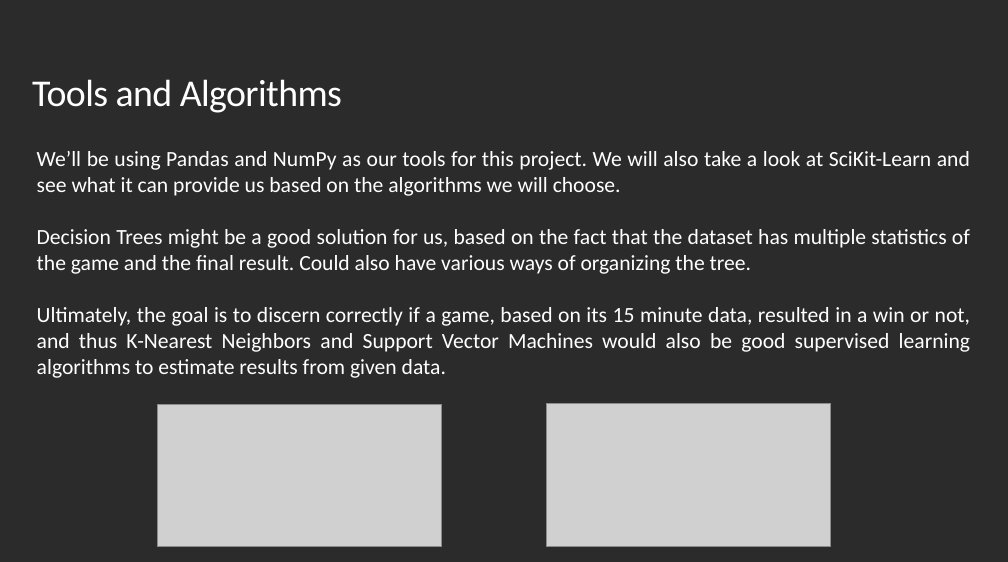
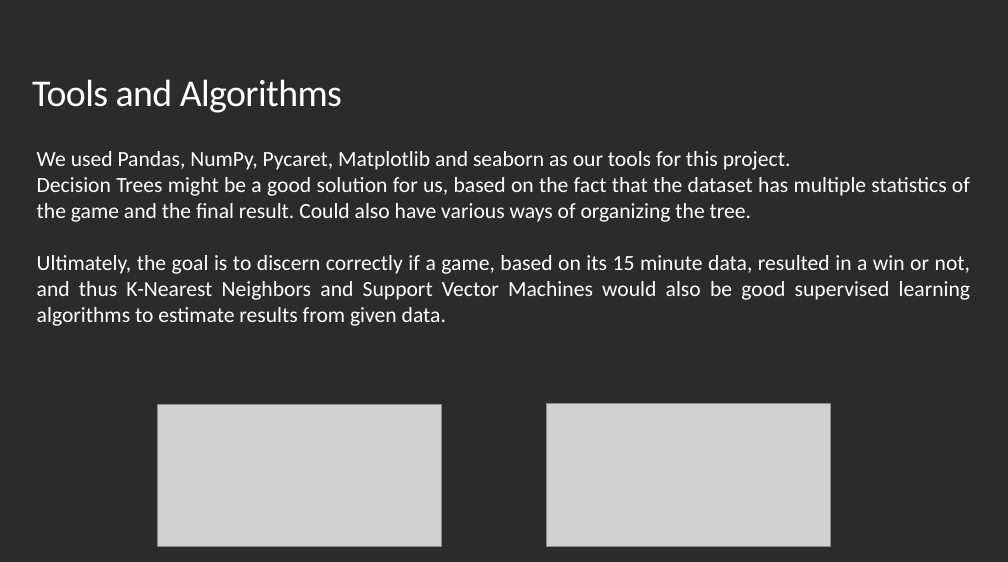
Before and after one commit to gcsam11/IART_LOL, a slide deck: slide 5 of LOL_CP2.pptx. Drawn at 1008x562 pixels with LibreOffice and Linux fonts; fonts in the diff are those of the drawing; grey boxes stand for pictures; background and template pictures are left out; a plain dark background stands for a picture behind light text. Boxes give left, top, right and bottom in pixels: in the first picture for what was removed or moved away, otherwise in the second. Text is boxed around its words. In the diff, an @@ line names an element or a change of style, - is before the commit and + after.

Commit message:
ppt

```diff
--- a/LOL_CP2.pptx
+++ b/LOL_CP2.pptx
@@ text at (37,151,791,170): text changed @@
-We’ll be using Pandas and NumPy as our tools for this project. We will also take a look at SciKit-Learn and see what it can provide us based on the algorithms we will choose.
+We used Pandas, NumPy, Pycaret, Matplotlib and seaborn as our tools for this project.
```
Also in this commit, not shown: 1 other slide changed, 2 slides added.
